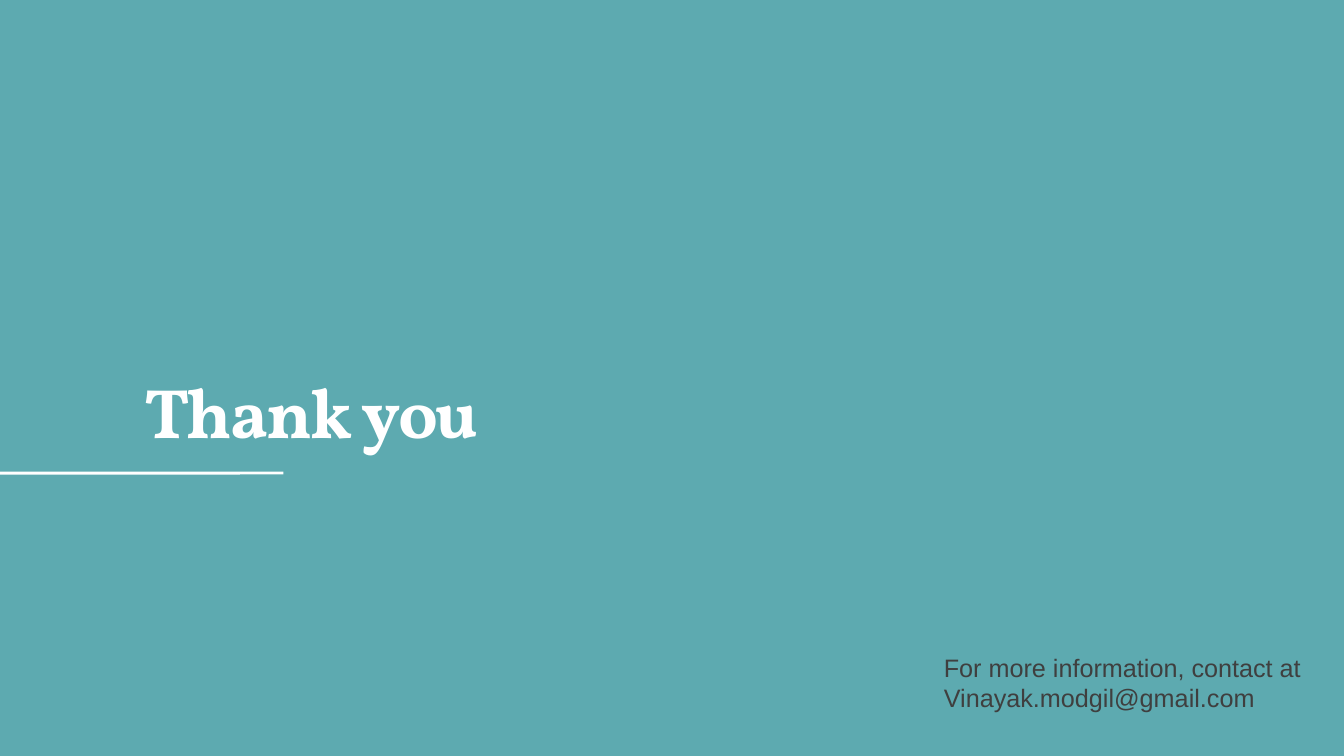
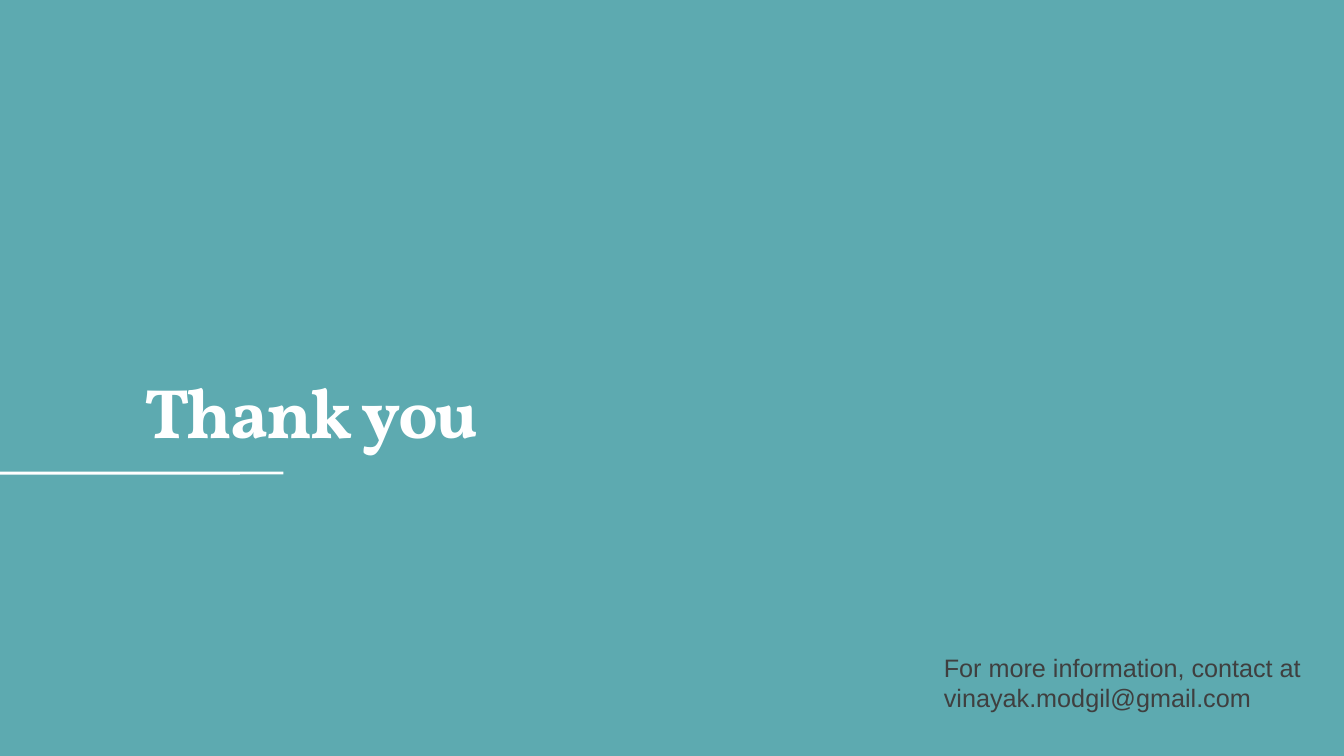
Before and after one commit to vinayakmodgil/dsc-phase-2-project, a slide deck: slide 10 of presentation.pptx. Drawn at 1344x756 pixels with LibreOffice and Linux fonts; fonts in the diff are those of the drawing. Boxes give left, top, right and bottom in pixels: in the first picture for what was removed or moved away, otherwise in the second. Text is boxed around its words. In the diff, an @@ line names an element or a change of style, - is before the commit and + after.

```diff
--- a/presentation.pptx
+++ b/presentation.pptx
@@ text at (x1=944, y1=659, x2=1301, y2=712): text changed @@
-For more information, contact at Vinayak.modgil@gmail.com
+For more information, contact at vinayak.modgil@gmail.com
```
Also in this commit, not shown: 4 other slides changed.
